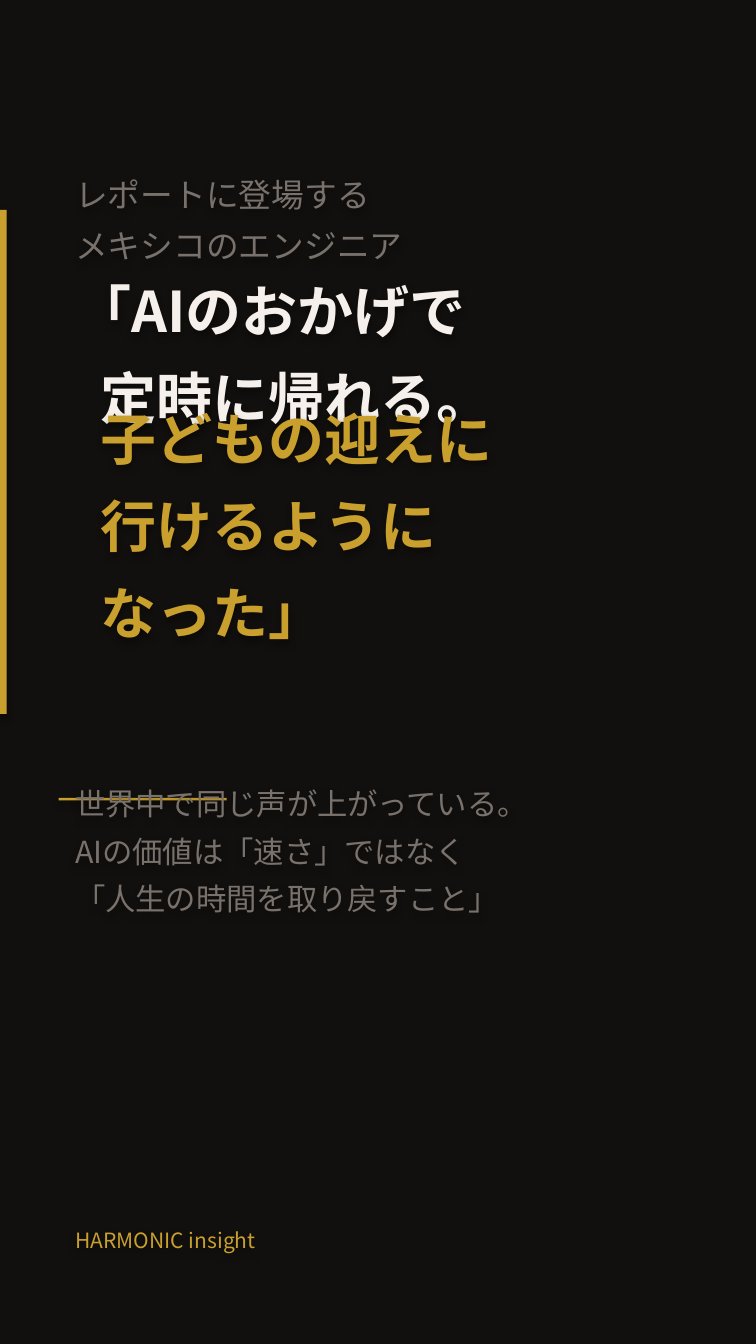
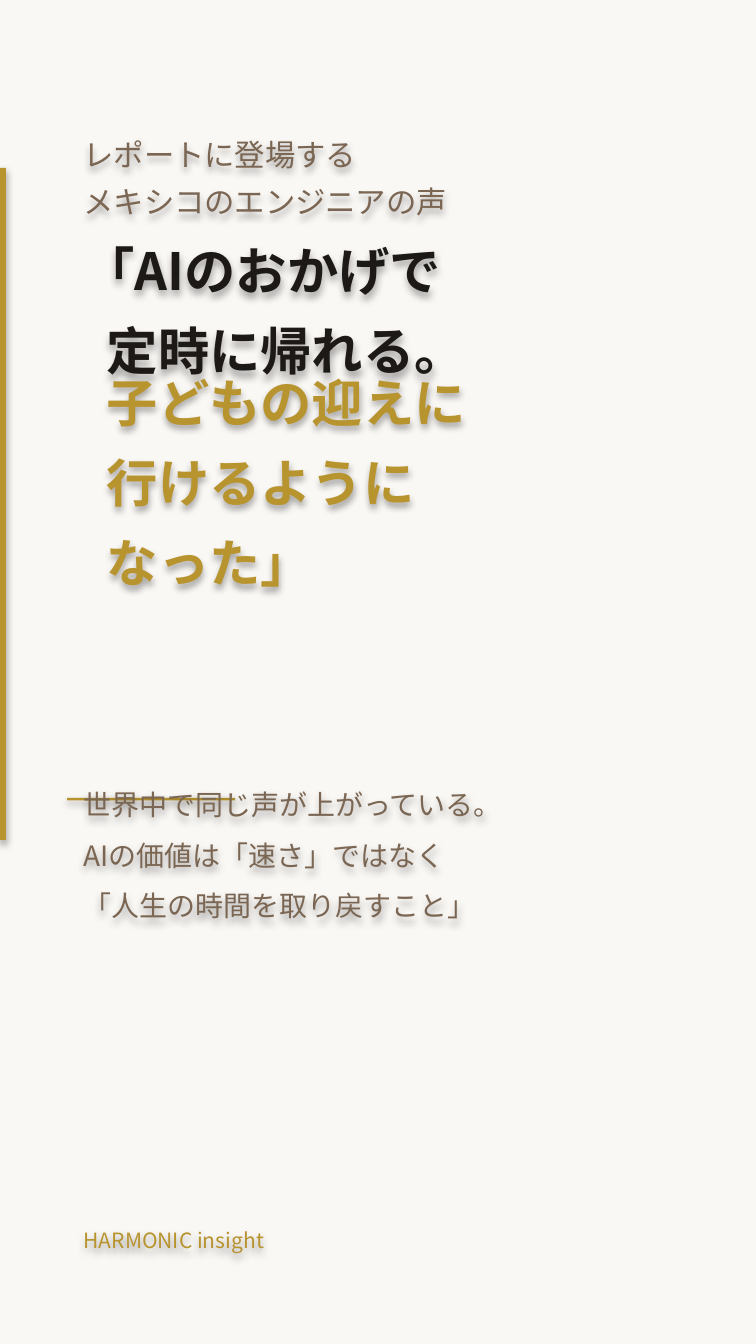
Before and after one commit to HarmonicInsight/harmonic-marketing, a slide deck: slide 4 of content/youtube/shorts/SHORT_NEWS_01_anthropic_freedom.pptx. Drawn at 756x1344 pixels with LibreOffice and Linux fonts; fonts in the diff are those of the drawing. Boxes give left, top, right and bottom in pixels: in the first picture for what was removed or moved away, otherwise in the second. Text is boxed around its words. In the diff, an @@ line names an element or a change of style, - is before the commit and + after.

```diff
--- a/content/youtube/shorts/SHORT_NEWS_01_anthropic_freedom.pptx
+++ b/content/youtube/shorts/SHORT_NEWS_01_anthropic_freedom.pptx
@@ background #12100E to #FAF8F5 @@
@@ text "レポートに登場する": place and size @@
-text "レポートに登場する" at (75,179,402,259)
+text "レポートに登場する" at (84,140,447,216)
@@ text at (84,140,356,169): size 14 to 13 pt, text colour #78716C to #7A6652 in "レポートに登場する" @@
@@ rectangle at (0,168,5,840): fill #C9A02D to #B8942F @@
@@ rectangle: place and size @@
-rectangle at (0,210,7,714)
+rectangle at (0,168,5,840)
@@ text at (84,187,447,216): text changed; size 14 to 13 pt; text colour #78716C to #7A6652 @@
-メキシコのエンジニア
+メキシコのエンジニアの声
@@ text "「AIのおかげで": place and size @@
-text "「AIのおかげで" at (75,284,493,433)
+text "「AIのおかげで" at (84,246,466,383)
@@ text "「AIのおかげで" at (84,246,466,383): size 24 to 22 pt, text colour #F5F0EB to #1C1917 @@
@@ text "子どもの迎えに": place and size @@
-text "子どもの迎えに" at (101,403,493,639)
+text "子どもの迎えに" at (107,370,466,592)
@@ text "子どもの迎えに" at (107,370,466,592): size 24 to 22 pt, text colour #C9A02D to #B8942F @@
@@ text "世界中で同じ声が上がっている。": place and size @@
-text "世界中で同じ声が上がっている。" at (75,789,527,913)
+text "世界中で同じ声が上がっている。" at (84,791,502,919)
@@ text "世界中で同じ声が上がっている。" at (84,791,502,919): size 13 to 12 pt, text colour #78716C to #7A6652; line spacing 1.3 to 1.5 @@
@@ rectangle: place and size @@
-rectangle at (59,798,227,800)
+rectangle at (67,798,235,800)
@@ rectangle at (67,798,235,800): fill #C9A02D to #B8942F @@
@@ text "HARMONIC insight": place and size @@
-text "HARMONIC insight" at (75,1231,256,1253)
+text "HARMONIC insight" at (84,1231,264,1253)
@@ text "HARMONIC insight" at (84,1231,264,1253): text colour #C9A02D to #B8942F @@
```
Also in this commit, not shown: 4 other slides changed, 3 other files.
